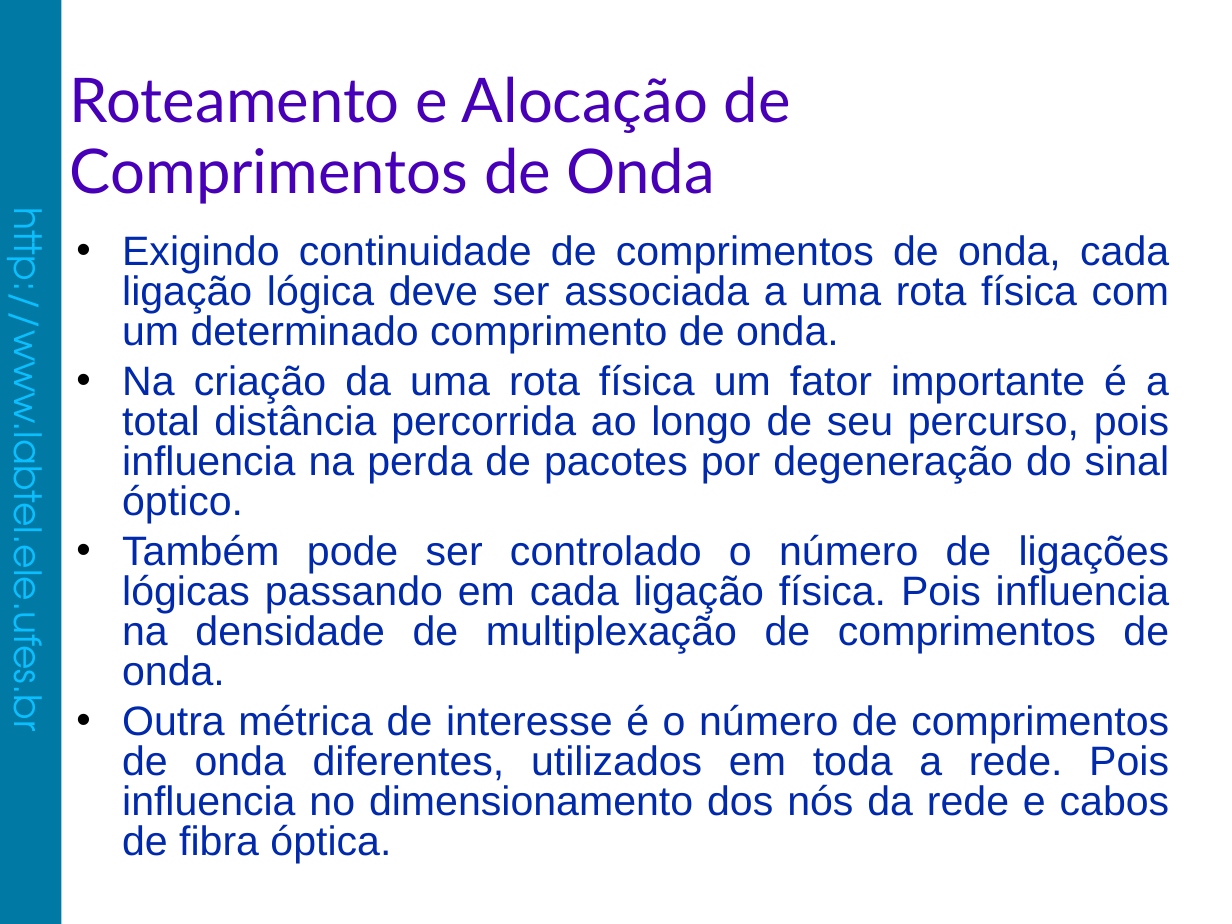
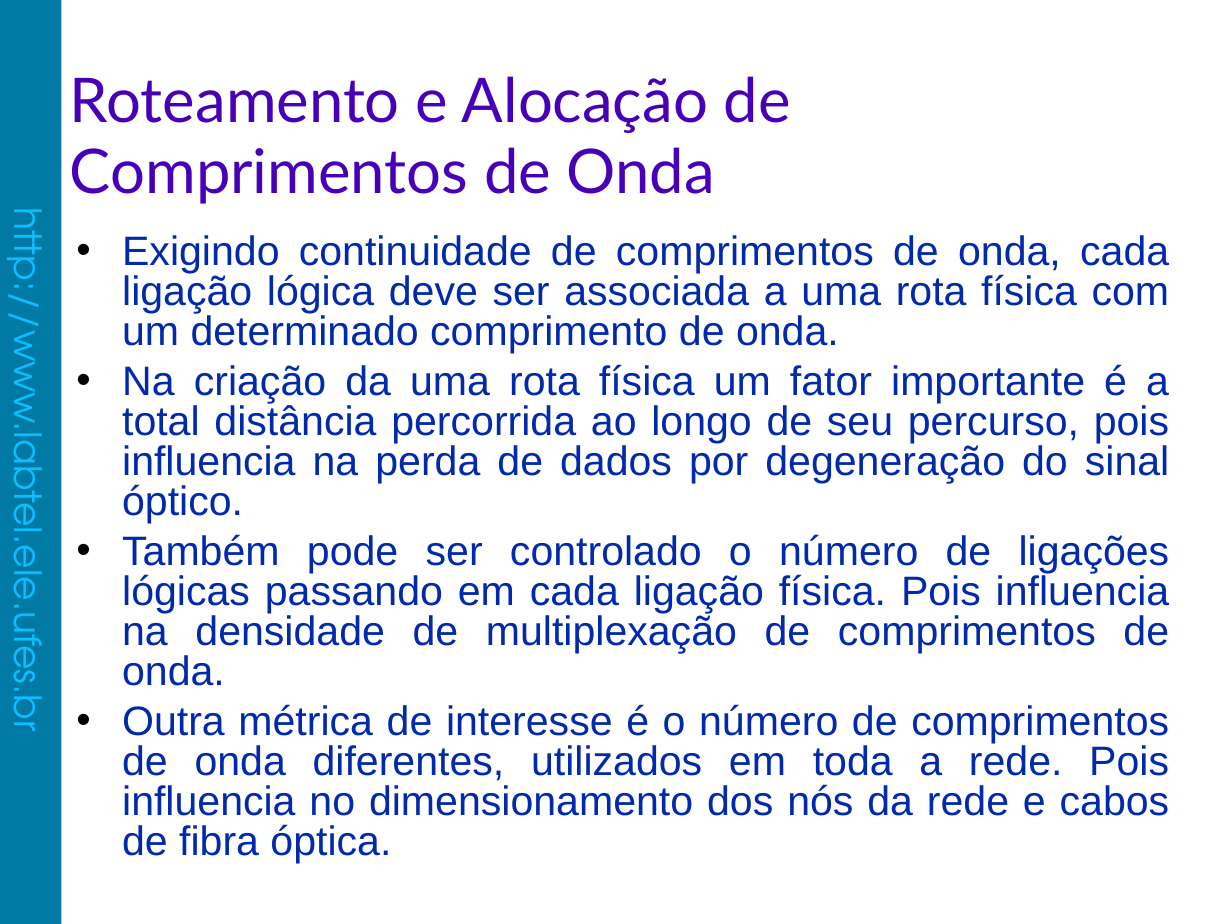
Before and after one commit to fabiolimath/twa, a slide deck: slide 12 of dissertacao/apresentacao/FabioLima-Apresentacao.odp. Drawn at 1232x924 pixels with LibreOffice and Linux fonts; fonts in the diff are those of the drawing; background and template pictures are left out. Boxes give left, top, right and bottom in pixels: in the first picture for what was removed or moved away, otherwise in the second. Text is boxed around its words. In the diff, an @@ line names an element or a change of style, - is before the commit and + after.

```diff
--- a/dissertacao/apresentacao/FabioLima-Apresentacao.odp
+++ b/dissertacao/apresentacao/FabioLima-Apresentacao.odp
@@ text at (x1=122, y1=364, x2=1169, y2=523): text changed @@
-• Na criação da uma rota física um fator importante é a total distância percorrida ao longo de seu percurso, pois influencia na perda de pacotes por degeneração do sinal óptico.
+• Na criação da uma rota física um fator importante é a total distância percorrida ao longo de seu percurso, pois influencia na perda de dados por degeneração do sinal óptico.
```
Also in this commit, not shown: 9 other slides changed, 1 other file.
